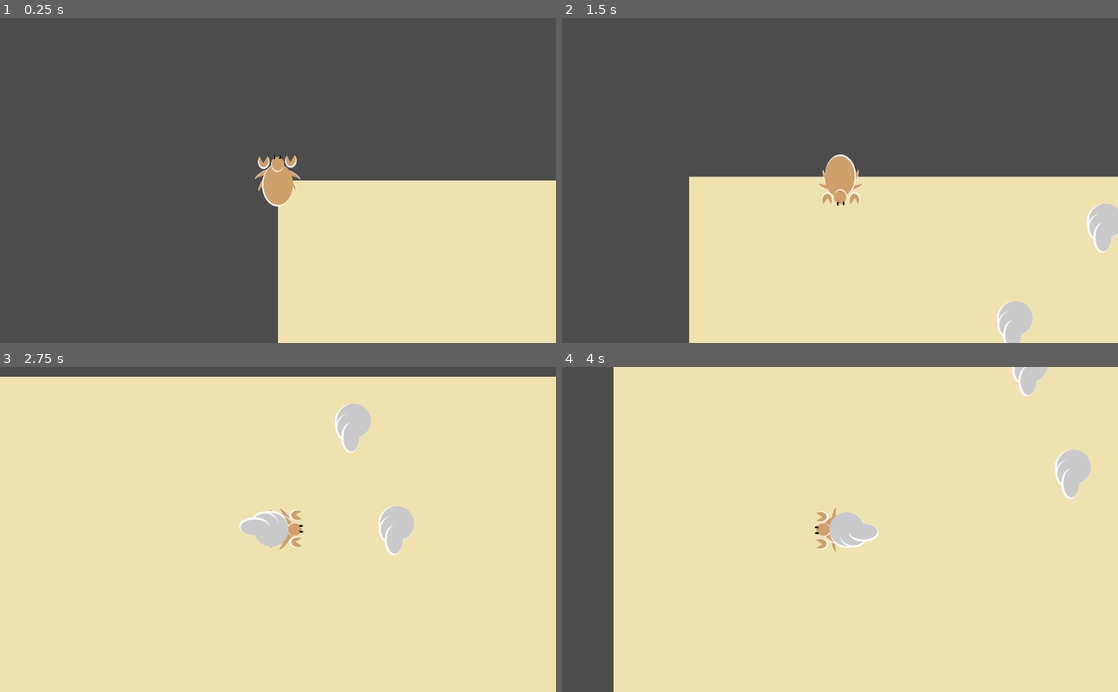
Above: before the commit, frames 1-4 (two rows, left to right).
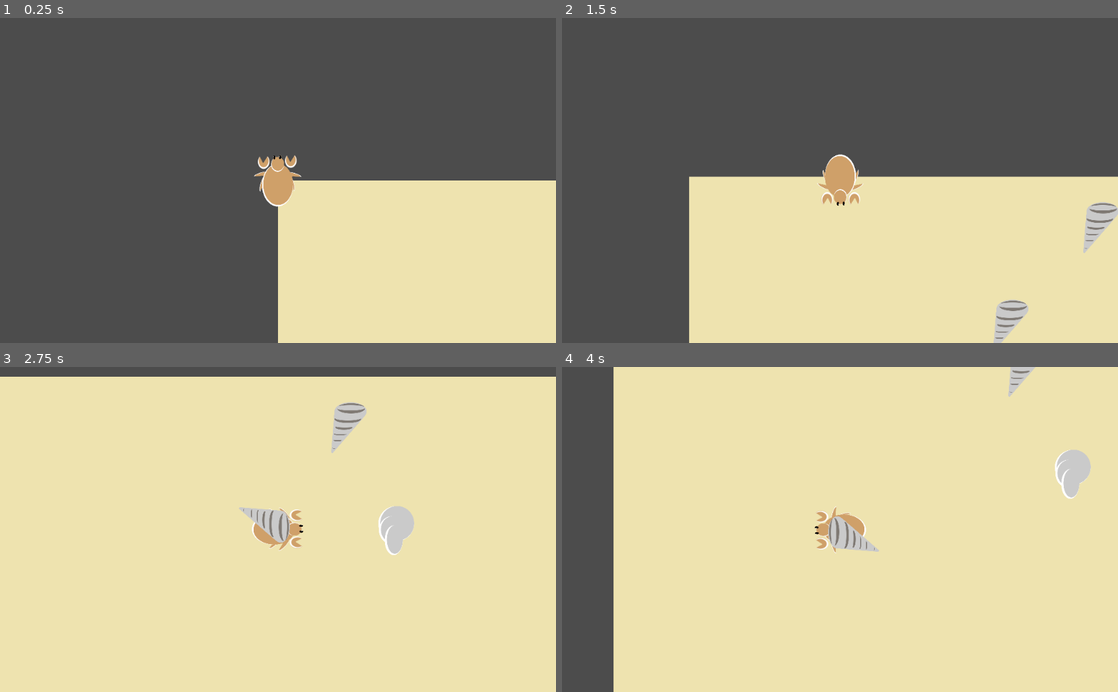
Above: after the commit, the same moments.

Repository: mtaubert/hermit
Game: Godot game, scene res://Scenes/Game.tscn
Two runs of this game, one before a commit and one after it. Both use one fixed random seed, a clock stepped at 60 frames per second and the inputs below.
Inputs (mouse positions are in pixels of both pictures, inside the frame that each line leads up to):
- Up to frame 1 (0.25 s): no input
- Up to frame 2 (1.5 s): move the mouse to (962, 164) at 0.52 s; hold D (move_right) 0.53-1.28 s; hold F (interact) 0.53-1.28 s; click (962, 164) at 0.67 s; move the mouse to (728, 196) at 1.27 s; hold S (move_down) from 1.28 s (still down); tap F (interact) at 1.35 s
- Up to frame 3 (2.75 s): move the mouse to (333, 458) at 2.02 s; release S (move_down) at 2.03 s; hold D (move_right) from 2.03 s (still down); hold F (interact) from 2.03 s (still down)
- Up to frame 4 (4 s): move the mouse to (812, 594) at 2.77 s; release D (move_right) at 2.78 s; release F (interact) at 2.78 s; hold W (move_up) 2.78-3.53 s; tap F (interact) at 2.85 s; click (812, 594) at 2.92 s; move the mouse to (1006, 578) at 3.52 s; hold A (move_left) from 3.53 s (still down); hold F (interact) from 3.53 s (still down)

The runs differ from the first frame. In frame 1, less than 0.1% of the frame differs, in the area x 45-55%, y 46-54%; in frame 2, 1.0%; in frame 3, 1.1%, in the area x 43-67%, y 10-56%; in frame 4, 0.9%.

Commit message:
added shell loading and randomised shells

Diff:
--- a/Scenes/Prefabs/player_crab.tscn
+++ b/Scenes/Prefabs/player_crab.tscn
@@ -40,7 +40,7 @@
 
 [node name="l_leg1" type="Sprite" parent="KinematicBody2D/Node2D"]
 position = Vector2( -28.6571, 6.28142 )
-rotation = 0.523868
+rotation = 0.287504
 scale = Vector2( 0.4, 0.4 )
 texture = ExtResource( 3 )
 region_enabled = true
@@ -48,7 +48,7 @@
 
 [node name="r_leg1" type="Sprite" parent="KinematicBody2D/Node2D"]
 position = Vector2( 25.927, 5.80486 )
-rotation = -0.527719
+rotation = -0.288694
 scale = Vector2( 0.4, 0.4 )
 texture = ExtResource( 3 )
 flip_h = true
@@ -57,7 +57,7 @@
 
 [node name="r_leg2" type="Sprite" parent="KinematicBody2D/Node2D"]
 position = Vector2( 28.9745, -10.6817 )
-rotation = -0.979509
+rotation = -1.33064
 scale = Vector2( 0.4, 0.4 )
 texture = ExtResource( 3 )
 flip_h = true
@@ -66,7 +66,7 @@
 
 [node name="l_leg2" type="Sprite" parent="KinematicBody2D/Node2D"]
 position = Vector2( -29.9736, -11.5434 )
-rotation = 0.979509
+rotation = 1.33064
 scale = Vector2( 0.4, 0.4 )
 texture = ExtResource( 3 )
 region_enabled = true
--- /dev/null
+++ b/Scripts/Global_Scripts/asset_loader.gd
@@ -0,0 +1,13 @@
+extends Node
+
+var shell_list = {}
+
+# Called when the node enters the scene tree for the first time.
+func _ready():
+	for item in range(1,4):
+		print(item)
+		shell_list["shell" + str(item)] = load("res://Assets/shell_"+str(item)+".png")
+
+# Called every frame. 'delta' is the elapsed time since the previous frame.
+#func _process(delta):
+#	pass
--- a/Scripts/shell.gd
+++ b/Scripts/shell.gd
@@ -3,11 +3,11 @@
 signal can_pickup(item)
 signal cant_pickup()
 
-onready var shell_texture = $Area2D/Sprite.texture
+var shell_texture
 # Called when the node enters the scene tree for the first time.
 func _ready():
-	pass # Replace with function body.
-
+	shell_texture = asset_loader.shell_list["shell" + str((randi() % 3) +1)]
+	$Area2D/Sprite.texture = shell_texture
 
 func _on_Area2D_body_entered(body):
 
--- a/project.godot
+++ b/project.godot
@@ -22,6 +22,7 @@
 [autoload]
 
 World_Generator="*res://Scripts/Global_Scripts/world_generator.gd"
+asset_loader="*res://Scripts/Global_Scripts/asset_loader.gd"
 
 [input]
 
